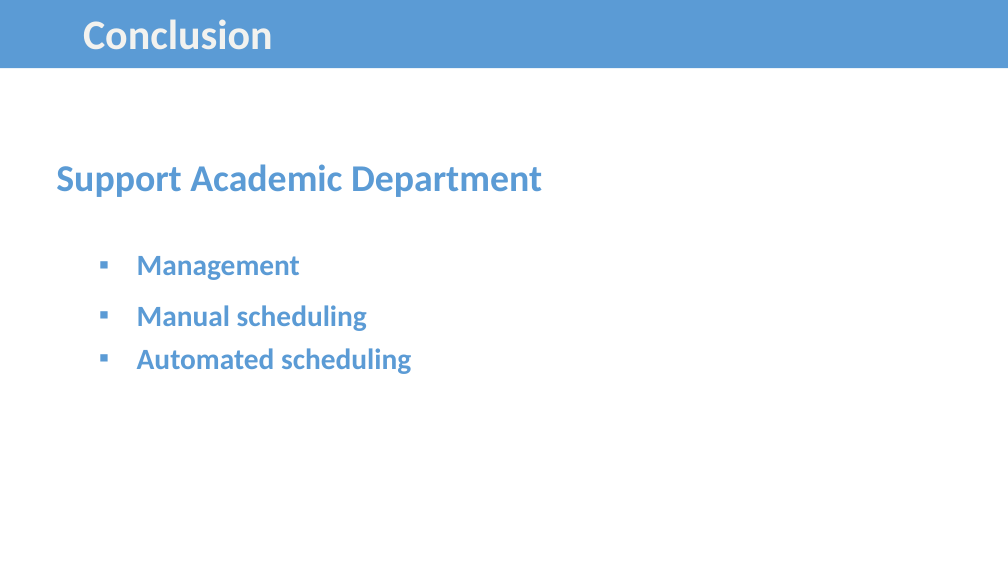
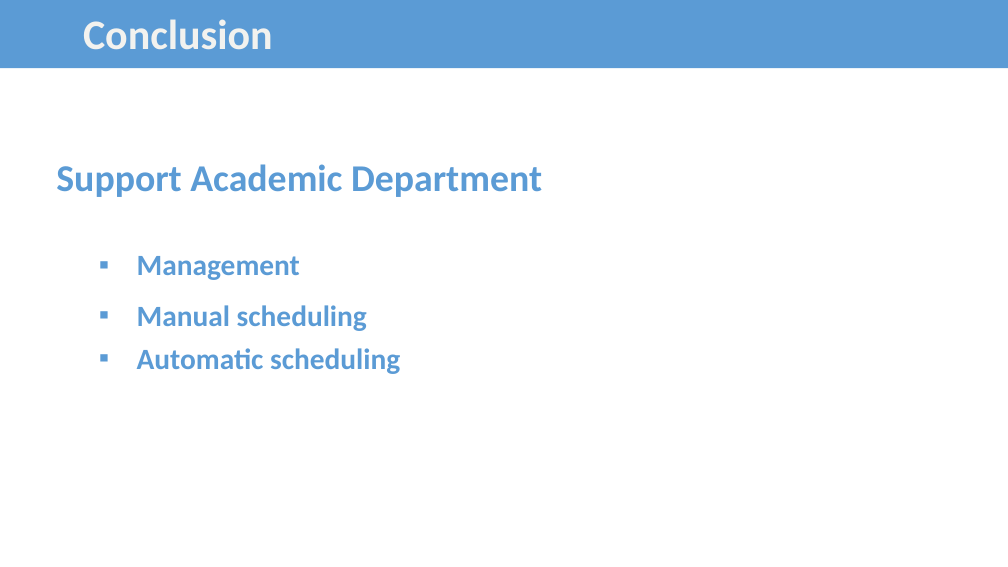
Before and after one commit to bee-lullaby/FinalProject, a slide deck: slide 68 of Documents/FUTimetabling_Presentation_Ver4.pptx. Drawn at 1008x567 pixels with LibreOffice and Linux fonts; fonts in the diff are those of the drawing. Boxes give left, top, right and bottom in pixels: in the first picture for what was removed or moved away, otherwise in the second. Text is boxed around its words. In the diff, an @@ line names an element or a change of style, - is before the commit and + after.

```diff
--- a/Documents/FUTimetabling_Presentation_Ver4.pptx
+++ b/Documents/FUTimetabling_Presentation_Ver4.pptx
@@ text at [137, 348, 400, 374]: text changed @@
-▪ Automated scheduling
+▪ Automatic scheduling
```
Also in this commit, not shown: 24 other slides changed, 1 slide added, 4 other files.
